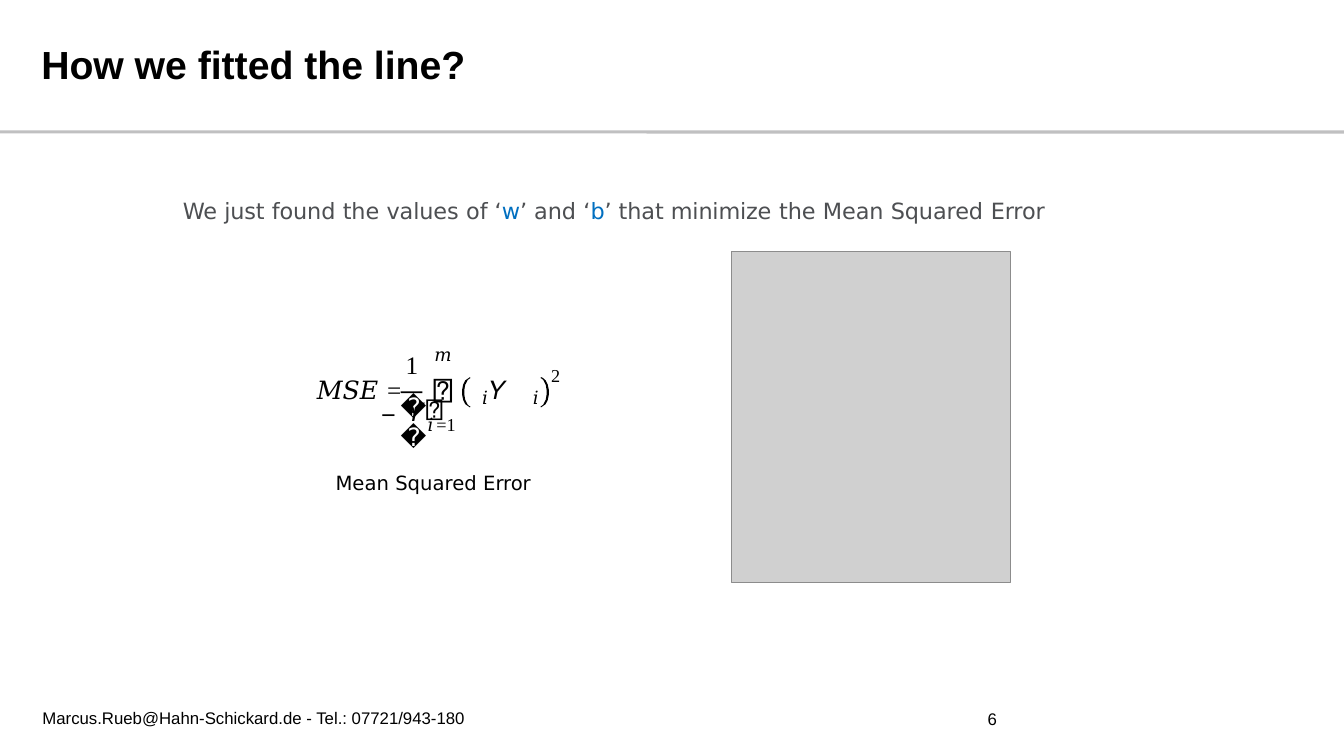
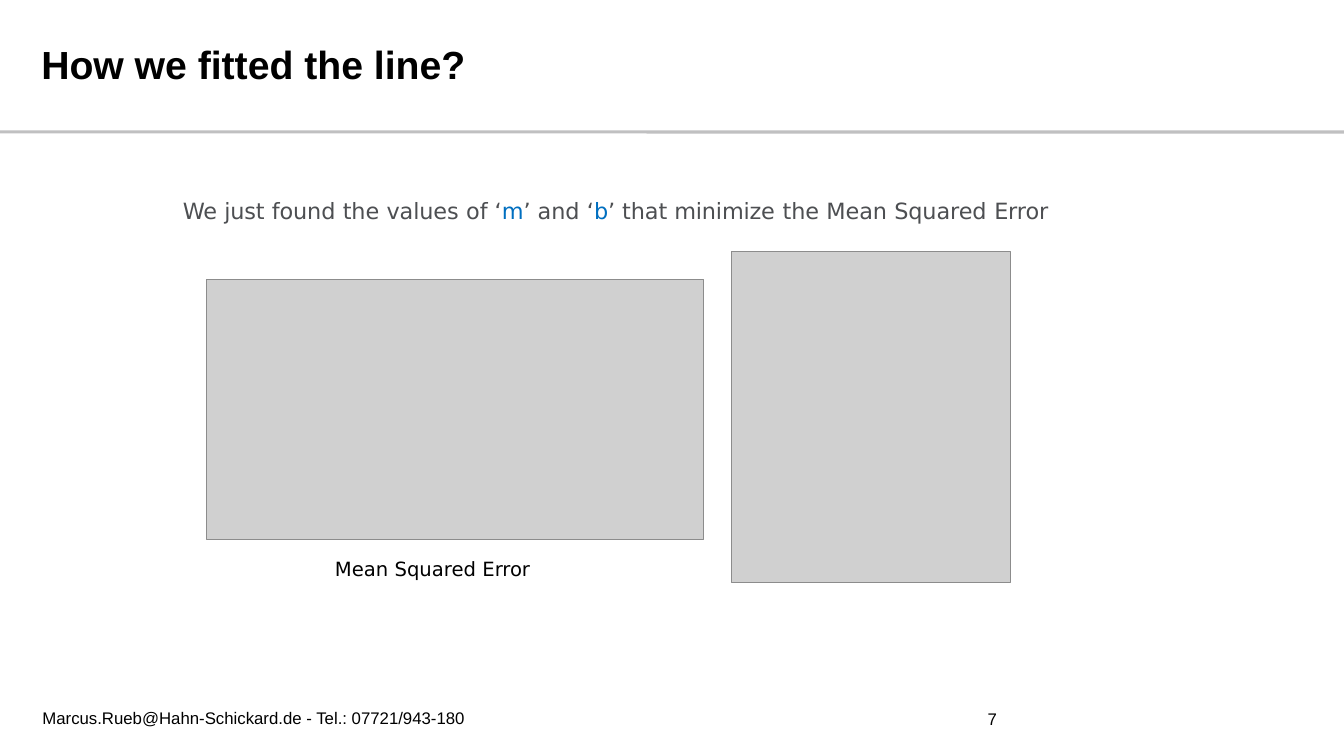
Before and after one commit to r1marcus/Fundamentals-of-Deep-Learning-HFU, a slide deck: slide 7 of Slides/02 - Linear Regression and Support Vector Machines/Linear Regression and Support Vector Machines.pptx (slide 6 before the commit). Drawn at 1344x756 pixels with LibreOffice and Linux fonts; fonts in the diff are those of the drawing; grey boxes stand for pictures; background and template pictures are left out. Boxes give left, top, right and bottom in pixels: in the first picture for what was removed or moved away, otherwise in the second. Text is boxed around its words. In the diff, an @@ line names an element or a change of style, - is before the commit and + after.

Commit message:
update slide

```diff
--- a/Slides/02 - Linear Regression and Support Vector Machines/Linear Regression and Support Vector Machines.pptx
+++ b/Slides/02 - Linear Regression and Support Vector Machines/Linear Regression and Support Vector Machines.pptx
@@ text at [183, 202, 1048, 224]: text changed @@
-We just found the values of ‘w’ and ‘b’ that minimize the Mean Squared Error
+We just found the values of ‘m’ and ‘b’ that minimize the Mean Squared Error
@@ picture added at [207, 279, 704, 539] @@
@@ text removed at [317, 357, 507, 428] @@
-1
-𝑀𝑆𝐸 = ෍ 𝑌 − 𝑌෡
@@ text removed at [434, 351, 451, 361] @@
-𝑚
@@ freeform shape removed at [462, 377, 548, 407] @@
@@ text removed at [551, 370, 560, 382] @@
-2
@@ text removed at [399, 390, 423, 423] @@
-𝑚
@@ freeform shape removed at [401, 391, 423, 393] @@
@@ text removed at [428, 417, 455, 431] @@
-𝑖=1
@@ text removed at [482, 390, 539, 404] @@
-𝑖 𝑖
@@ text "Mean Squared Error": place and size @@
-text "Mean Squared Error" at [336, 475, 531, 494]
+text "Mean Squared Error" at [335, 561, 530, 580]
@@ page number at [988, 713, 997, 725]: text changed @@
-6
+7
```
Also in this commit, not shown: 10 other slides changed, 7 slides added, 1 slide removed, 11 other files.
